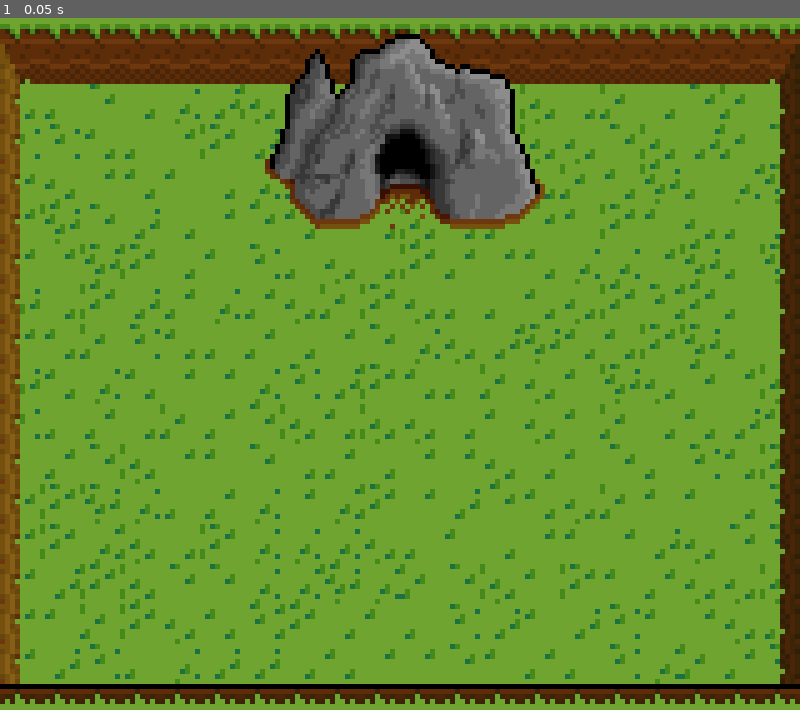
Above: before the commit, frame 1.
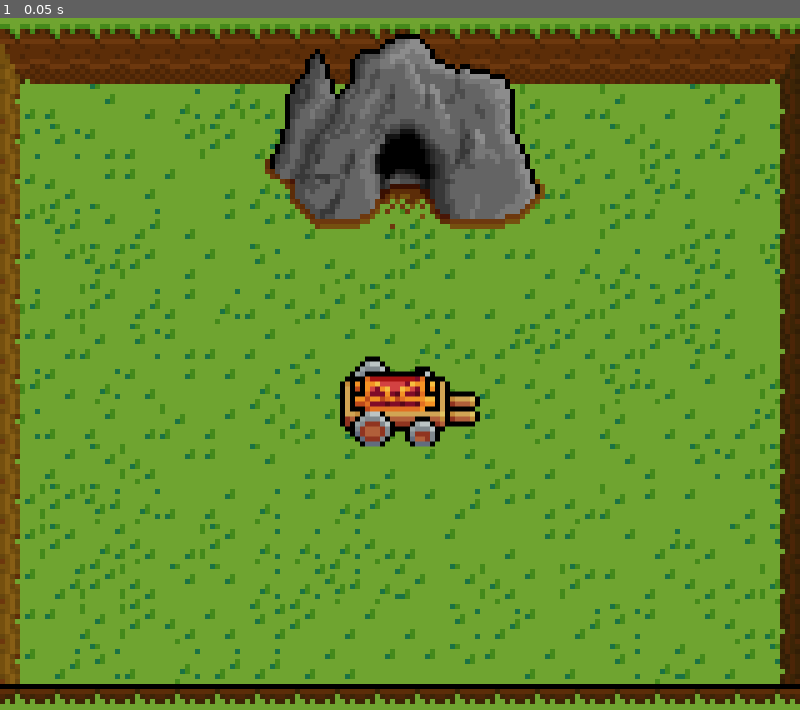
Above: after the commit, the same moment.

Repository: jcarvajal288/dungeon-looter
Game: Godot game, scene res://Levels/Outside/Rooms/Camp/Camp.tscn
The game is run twice, just before and just after one commit, with the same random seed, the same clock (stepped at 60 frames per second) and the same inputs. This scene is started directly instead of the project's main scene.
Inputs:
- Up to frame 1 (0.05 s): no input

The runs differ from the first frame. In frame 1, 1.6% of the frame differs, in the area x 42-60%, y 48-62%.
Error in both runs: Cannot call method 'get_node' on a null value. (res://Levels/room.gd:11)

Commit message:
Add WagonStorageBox to camp

Diff:
--- a/Actors/Ranger/Ranger.tscn
+++ b/Actors/Ranger/Ranger.tscn
@@ -180,6 +180,7 @@
 }
 
 [node name="Ranger" type="CharacterBody2D" unique_id=231123919]
+y_sort_enabled = true
 script = ExtResource("1_dn2y7")
 inventory = ExtResource("2_kra87")
 
--- a/Actors/Ranger/ranger.gd
+++ b/Actors/Ranger/ranger.gd
@@ -74,6 +74,5 @@
 		if node is Item:
 			if inventory.add_item(node.item_data):
 				node.queue_free()
-				print(inventory.items)
 			else:
 				print("Inventory full")
--- a/Levels/Components/RoomManager/room_manager.gd
+++ b/Levels/Components/RoomManager/room_manager.gd
@@ -12,7 +12,7 @@
 	current_room.queue_free()
 	var room = load(next_room_path).instantiate()
 	current_room = room
-	call_deferred("add_child", room)
+	get_parent().call_deferred("add_child", room)
 
 	var target_position = room.get_entry_point(entry_id)
 	var is_obstructed = true
@@ -36,4 +36,4 @@
 
 func set_room(room: Room) -> void:
 	current_room = room
-	add_child(room)
+	get_parent().add_child(room)
--- a/Levels/Outside/Props/DungeonEntrance/DungeonEntrance.tscn
+++ b/Levels/Outside/Props/DungeonEntrance/DungeonEntrance.tscn
@@ -1,8 +1,11 @@
 [gd_scene format=3 uid="uid://bouaw5vwspud3"]
 
+[ext_resource type="Script" uid="uid://b416mdr3pkk6w" path="res://Levels/prop.gd" id="1_q8yqu"]
 [ext_resource type="Texture2D" uid="uid://dpu71lirtq1ah" path="res://Levels/Outside/_art/dungeon_entrance.png" id="1_t5yt3"]
 
-[node name="DungeonEntrance" type="StaticBody2D" unique_id=1299286176]
+[node name="DungeonEntrance" type="StaticBody2D" unique_id=1296504972]
+script = ExtResource("1_q8yqu")
+metadata/_custom_type_script = "uid://b416mdr3pkk6w"
 
 [node name="Sprite2D" type="Sprite2D" parent="." unique_id=729330896]
 texture = ExtResource("1_t5yt3")
--- /dev/null
+++ b/Levels/Outside/Props/WagonStorageBox/WagonStorageBox.tscn
@@ -0,0 +1,24 @@
+[gd_scene format=3 uid="uid://bvb8jjer7ykoa"]
+
+[ext_resource type="Script" uid="uid://b416mdr3pkk6w" path="res://Levels/prop.gd" id="1_jskay"]
+[ext_resource type="Texture2D" uid="uid://c5tltye47ejhh" path="res://Levels/Outside/_art/wagon_chest.png" id="1_yfddq"]
+
+[sub_resource type="CapsuleShape2D" id="CapsuleShape2D_jskay"]
+radius = 14.0
+height = 56.0
+
+[node name="WagonStorageBox" type="StaticBody2D" unique_id=365739491]
+y_sort_enabled = true
+script = ExtResource("1_jskay")
+metadata/_custom_type_script = "uid://b416mdr3pkk6w"
+
+[node name="Sprite2D" type="Sprite2D" parent="." unique_id=1783335916]
+texture = ExtResource("1_yfddq")
+hframes = 2
+
+[node name="CollisionShape2D" type="CollisionShape2D" parent="." unique_id=492034451]
+z_index = 5
+y_sort_enabled = true
+position = Vector2(0, 6)
+rotation = 1.5707964
+shape = SubResource("CapsuleShape2D_jskay")
--- a/Levels/Outside/Rooms/Camp/Camp.tscn
+++ b/Levels/Outside/Rooms/Camp/Camp.tscn
@@ -4,8 +4,10 @@
 [ext_resource type="TileSet" uid="uid://u5el5mbcxhcx" path="res://Levels/Outside/_art/forgotten_plains.tres" id="2_26pid"]
 [ext_resource type="PackedScene" uid="uid://bouaw5vwspud3" path="res://Levels/Outside/Props/DungeonEntrance/DungeonEntrance.tscn" id="3_mli8n"]
 [ext_resource type="PackedScene" uid="uid://cwc5urnfwtwji" path="res://Levels/Components/RoomTransition/RoomTransition.tscn" id="4_lpl2x"]
+[ext_resource type="PackedScene" uid="uid://bvb8jjer7ykoa" path="res://Levels/Outside/Props/WagonStorageBox/WagonStorageBox.tscn" id="5_702kf"]
 
 [node name="Camp" type="Node2D" unique_id=1228026603]
+y_sort_enabled = true
 script = ExtResource("1_lpl2x")
 metadata/_custom_type_script = "uid://bldeqkqxsiakj"
 
@@ -21,6 +23,7 @@
 position = Vector2(162, 51)
 
 [node name="TransitionToDungeon" parent="." unique_id=2069600767 instance=ExtResource("4_lpl2x")]
+y_sort_enabled = true
 position = Vector2(162, 64)
 next_room_path = "res://Levels/Dungeon/TestRoom/TestRoom.tscn"
 entry_id = "ExitToOutside"
@@ -31,4 +34,7 @@
 [node name="PlayerEntryPoint" parent="TransitionToDungeon" index="1" unique_id=1971202014]
 position = Vector2(0, 12)
 
+[node name="WagonStorageBox" parent="." unique_id=1178806714 instance=ExtResource("5_702kf")]
+position = Vector2(164, 157)
+
 [editable path="TransitionToDungeon"]
--- /dev/null
+++ b/Levels/prop.gd
@@ -0,0 +1,5 @@
+class_name Prop extends StaticBody2D
+
+
+func _ready() -> void:
+	z_index = Global.RenderOrder.PLAYER
--- a/global.gd
+++ b/global.gd
@@ -5,7 +5,7 @@
 enum RenderOrder {
 	FLOOR = 1,
 	WALL = 2,
-	PLAYER = 5
+	PLAYER = 5,
 }
 
 enum CollisionLayer {
--- a/main.tscn
+++ b/main.tscn
@@ -7,6 +7,7 @@
 [ext_resource type="PackedScene" uid="uid://dh4l4kix608b2" path="res://Levels/Components/RoomManager/RoomManager.tscn" id="4_1bvp3"]
 
 [node name="Node2D" type="Node2D" unique_id=2090323297]
+y_sort_enabled = true
 script = ExtResource("1_1bvp3")
 starting_room = ExtResource("2_0xm2m")
 
Not shown, added: Levels/prop.gd.uid
